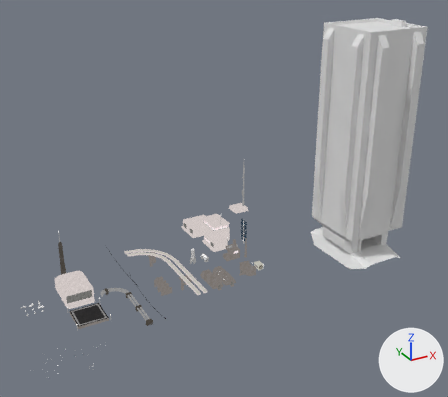
A saved change to the Blender file data_source/models/local_elements.blend.
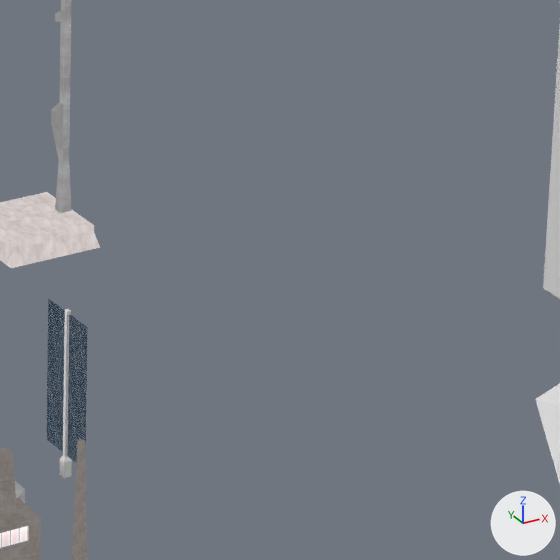
The first picture shows the older version from a 50 mm lens placed at (-57.0, -340.0, 232.0), pointed at (136.0, 12.0, 56.0). The close-ups show the older and then the newer version on the part from 52% to 70% of the width and 44% to 64% of the height of that picture. Only the edits that show in the close-ups are written down. The axes (+X, +Y, +Z) are drawn at lower right. The lights are the same throughout.

Names of what the first close-up shows: 'derrick_0', 'launch_tower_0', 'megabuilding_0', 'solar_tower_0', 'tower_2'.
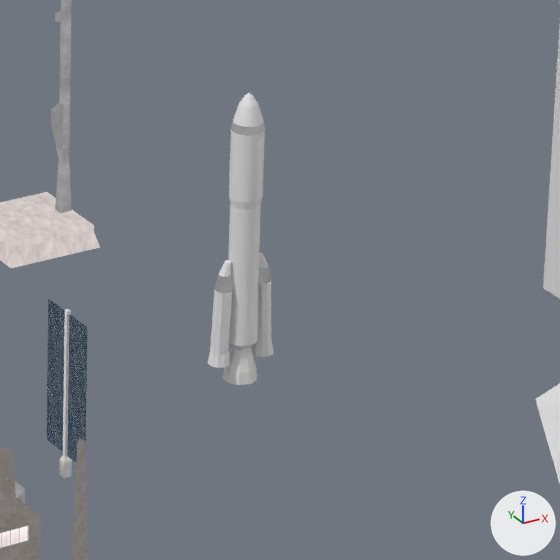
Location of each change, (x1, y1, x2, y2) in pixels of the close-ups (560 x 560 px):
'rocket_0', added
    after: (207, 93, 273, 385)
    faces in mat_no_texture (white #e7e7e7): (207, 93, 273, 385)
    faces in mat_metal_wear_mid (picture img_metal_wear_mid_png): (214, 121, 271, 293)

Edits to the bpy script that builds the scene:
```text
Add me_cube_023:
    me_cube_023.from_pydata(...)  # 397 vertices, 399 faces; spans x -4.4..4.4, y -2.1..2.1, z 0.0..36.8
    # faces by material slot: [347, 52]
    me_cube_023.materials.append(mat_no_texture)  # white #e7e7e7
    me_cube_023.materials.append(mat_metal_wear_mid)  # picture img_metal_wear_mid_png
Add ob_rocket_0:
    ob_rocket_0 = bpy.data.objects.new('rocket_0', me_cube_023)
    ob_rocket_0.location = (200.0, 50.0, 0.0)
```
